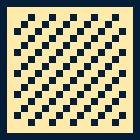
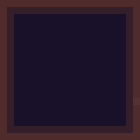
Revision of a layered 140 × 140 image; what changed, layer by layer:
added layer "Layer 2" above "Layer 1" over [0, 0, 140, 140]
painted on "Layer 1" over [0, 0, 140, 140]
